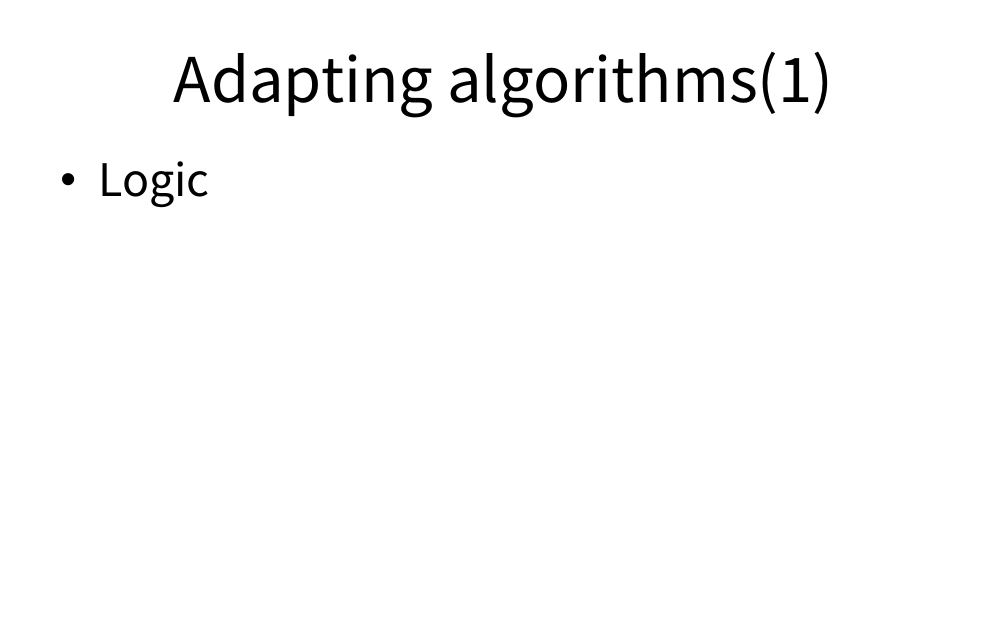
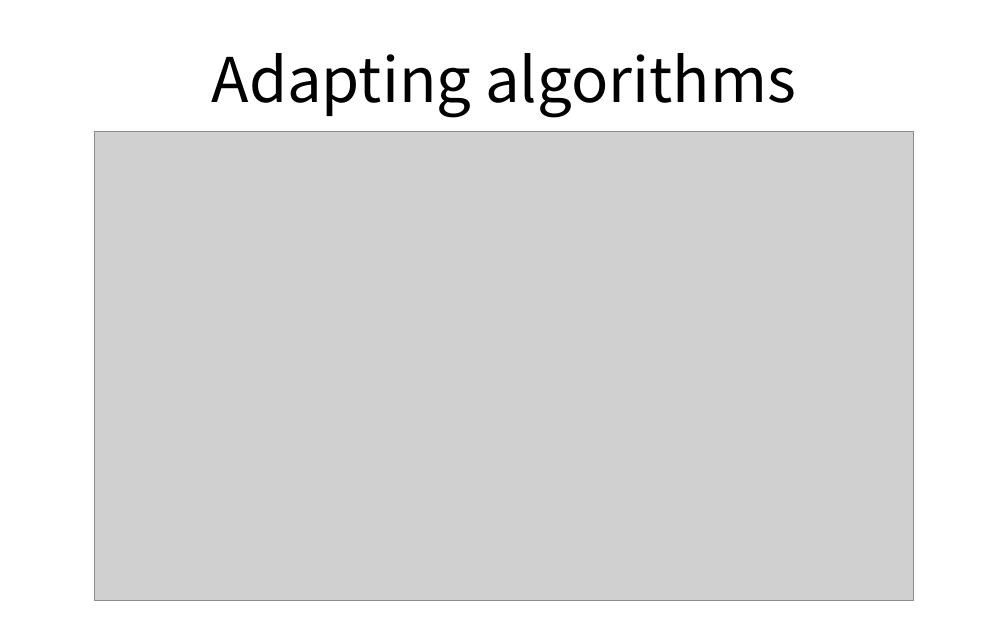
Before and after one commit to 3to80/Algorithm, a slide deck: slide 33 of ETC/Research about box packing problem.pptx. Drawn at 1008x630 pixels with LibreOffice and Linux fonts; fonts in the diff are those of the drawing; grey boxes stand for pictures. Boxes give left, top, right and bottom in pixels: in the first picture for what was removed or moved away, otherwise in the second. Text is boxed around its words. In the diff, an @@ line names an element or a change of style, - is before the commit and + after.

```diff
--- a/ETC/Research about box packing problem.pptx
+++ b/ETC/Research about box packing problem.pptx
@@ title at (x1=212, y1=53, x2=796, y2=118): text changed @@
-Adapting algorithms(1)
+Adapting algorithms
@@ picture added at (x1=95, y1=132, x2=913, y2=601) @@
@@ text removed at (x1=98, y1=161, x2=209, y2=208) @@
-• Logic
```
Also in this commit, not shown: 2 other slides changed.
